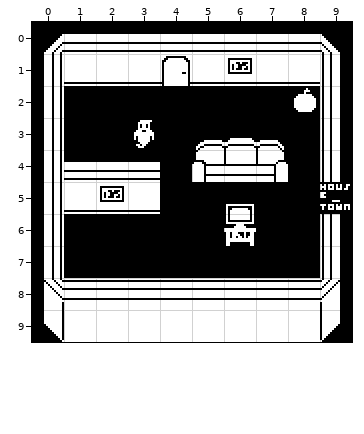
Tiled map, stored at assets/data/maps/house.tmx. The picture above was drawn from the file before the commit.
Cells are 16x16 px. Shown: x 0..9, y 0..9.
The same view after the edit:
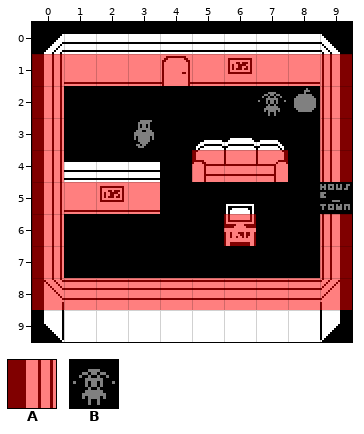
Key: from "tiles": A 1, B 18.
_ is an empty cell.
See-through tiles are keyed as they look on the map.
The edit:
layer "Capa de patrones 4" opacity 100% -> 50%
Layer "Capa de patrones 4":
y 1: x 0..9 __________ -> AAAAAAAAAA
y 2: x 0 _ -> A; x 7 _ -> B; x 9 _ -> A
y 3: x 0 _ -> A; x 9 _ -> A
y 4: x 0 _ -> A; x 5..7 ___ -> AAA; x 9 _ -> A
y 5: x 0..3 ____ -> AAAA
y 6: x 0 _ -> A; x 6 _ -> A; x 9 _ -> A
y 7: x 0 _ -> A; x 9 _ -> A
y 8: x 0..9 __________ -> AAAAAAAAAA
